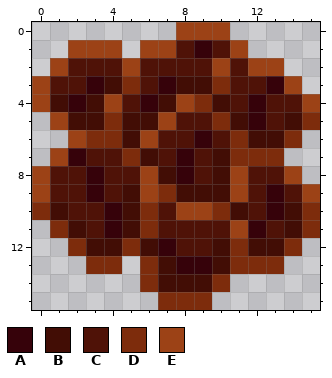
File history of a pixel-art file, assets/images/meteor_small.aseprite. This is how it looked before the edit.
16x16 pixels, 1 frame.
Palette (. is transparent): A #36020a  B #420d05  C #4f1207  D #7d2c0c  E #9c4216
Pixels before, first column x 0:
 0 ........EEE.....
 1 ..EEE.EECACE....
 2 .ECCCECCCCECEE..
 3 ECCABDCABBDCCAE.
 4 EBABECABEDBCACCE
 5 .EBBDBBECCDBACBD
 6 ..EDDBECCACDBBD.
 7 .EACCDBCACBDDD..
 8 ECCACCEBACBECCE.
 9 ECCACBEDBBBECACE
10 DBCCABDCEEDBCABD
11 .DBCABDCCCCEACBD
12 ..DBBDBACCBDBBD.
13 ...DD.DBAABDDD..
14 ......DBBBD.....
15 .......DDD......
The result:
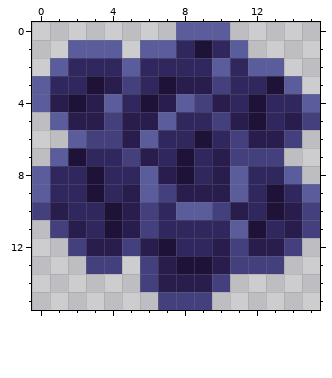
From the commit log: Add meteor-tail particles; Fix meteor collision shapes.
Difference:
{"colour":"A","old":"#36020a","new":"#1e1238"}
{"colour":"B","old":"#420d05","new":"#281d4d"}
{"colour":"C","old":"#4f1207","new":"#2f275e"}
{"colour":"D","old":"#7d2c0c","new":"#44407d"}
{"colour":"E","old":"#9c4216","new":"#5a5c9c"}
